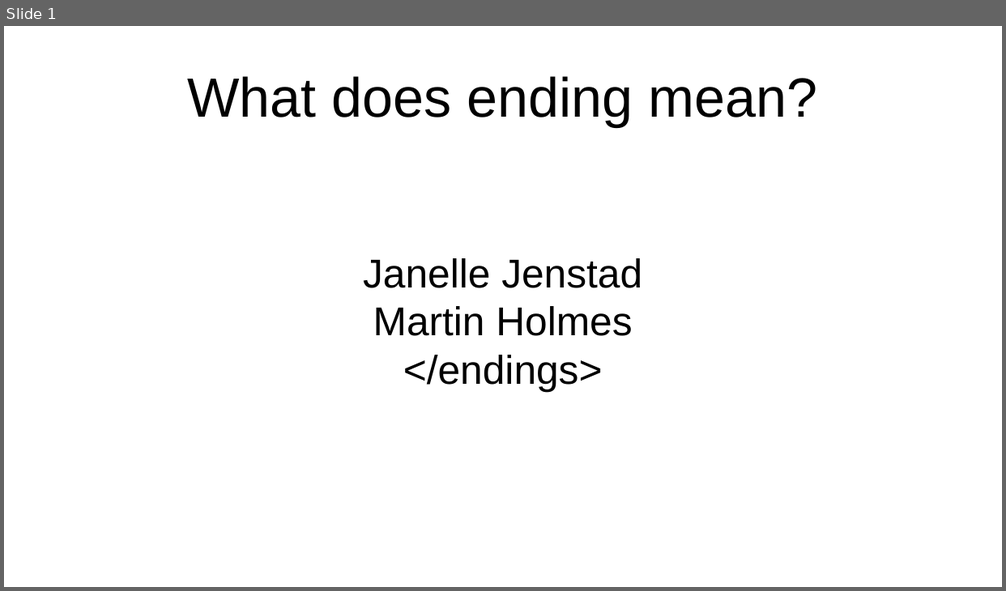
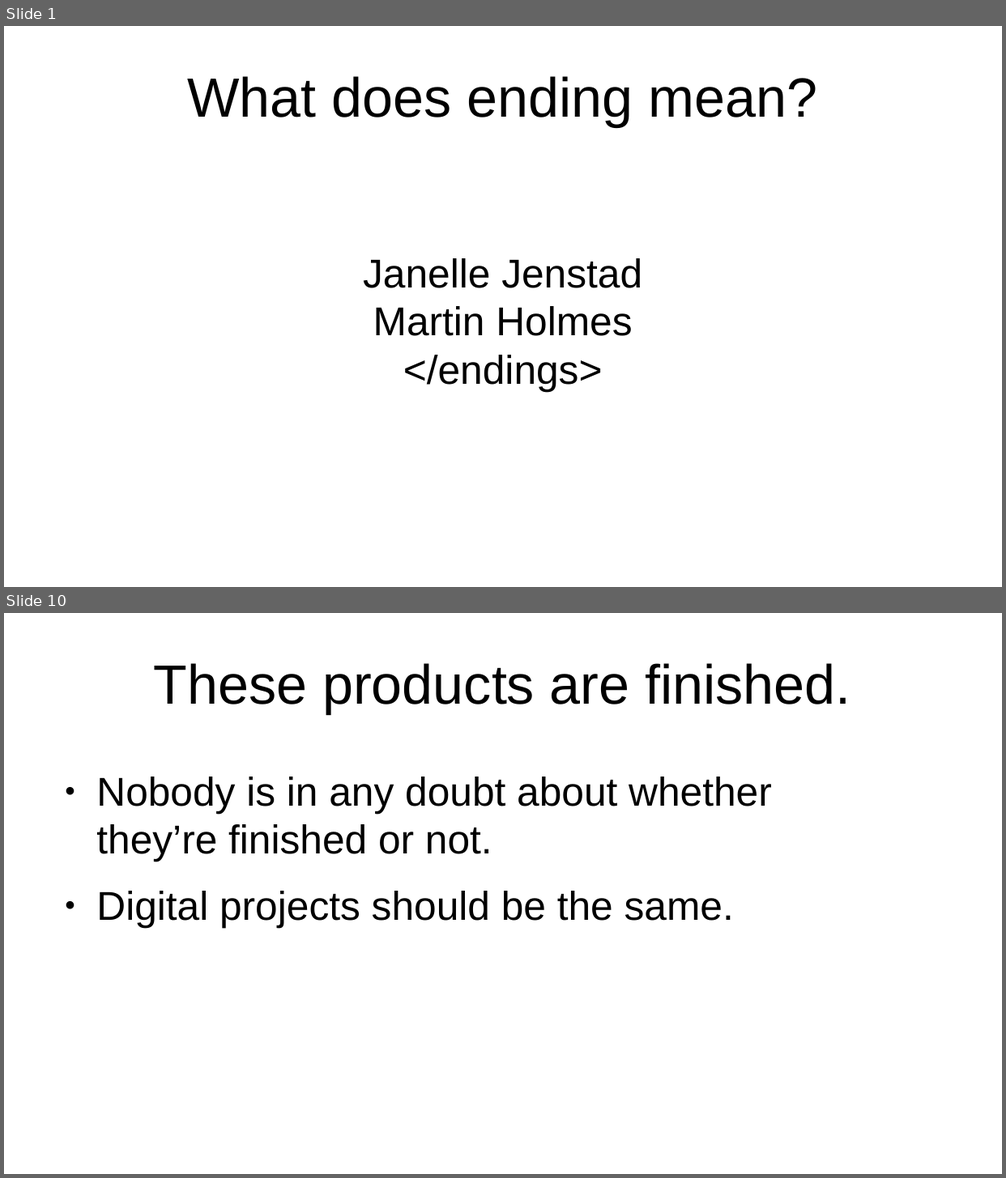
Before and after one commit to projectEndings/Endings, a slide deck: presentations/dhsi2019/what_does_ending_mean.odp. Shown one above the other, each under a label of ours: slide 1 before the commit, slides 1 and 10 after it; the slides between them are not shown. The pictures are 1006x591 and 1006x1178 pixels, drawn with LibreOffice and Linux fonts; fonts in the diff are those of the drawing; background and template pictures are left out. Boxes give left, top, right and bottom in pixels: in the first picture for what was removed or moved away, otherwise in the second. Text is boxed around its words. In the diff, an @@ line names an element or a change of style, - is before the commit and + after.

```diff
--- a/presentations/dhsi2019/what_does_ending_mean.odp
+++ b/presentations/dhsi2019/what_does_ending_mean.odp
@@ slide 10 added at [4,613,1002,1174], background #FFFFFF @@
@@ title added at [154,663,851,714], 44 pt, text #000000 @@
+These products are finished.
@@ text added at [96,777,772,927], 32 pt, text #000000 @@
+● Nobody is in any doubt about whether they’re finished or not.
+● Digital projects should be the same.
```
Also in this commit, not shown: 21 other slides added, 12 other files.
